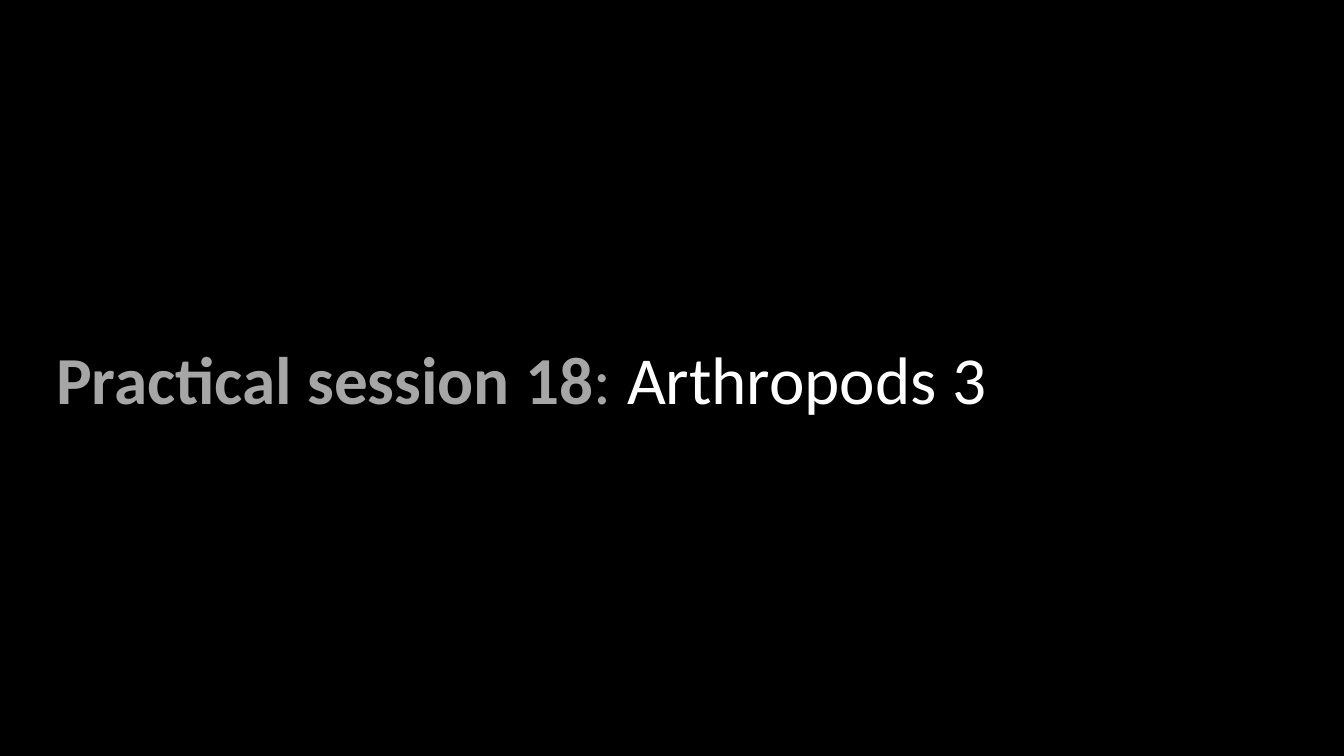
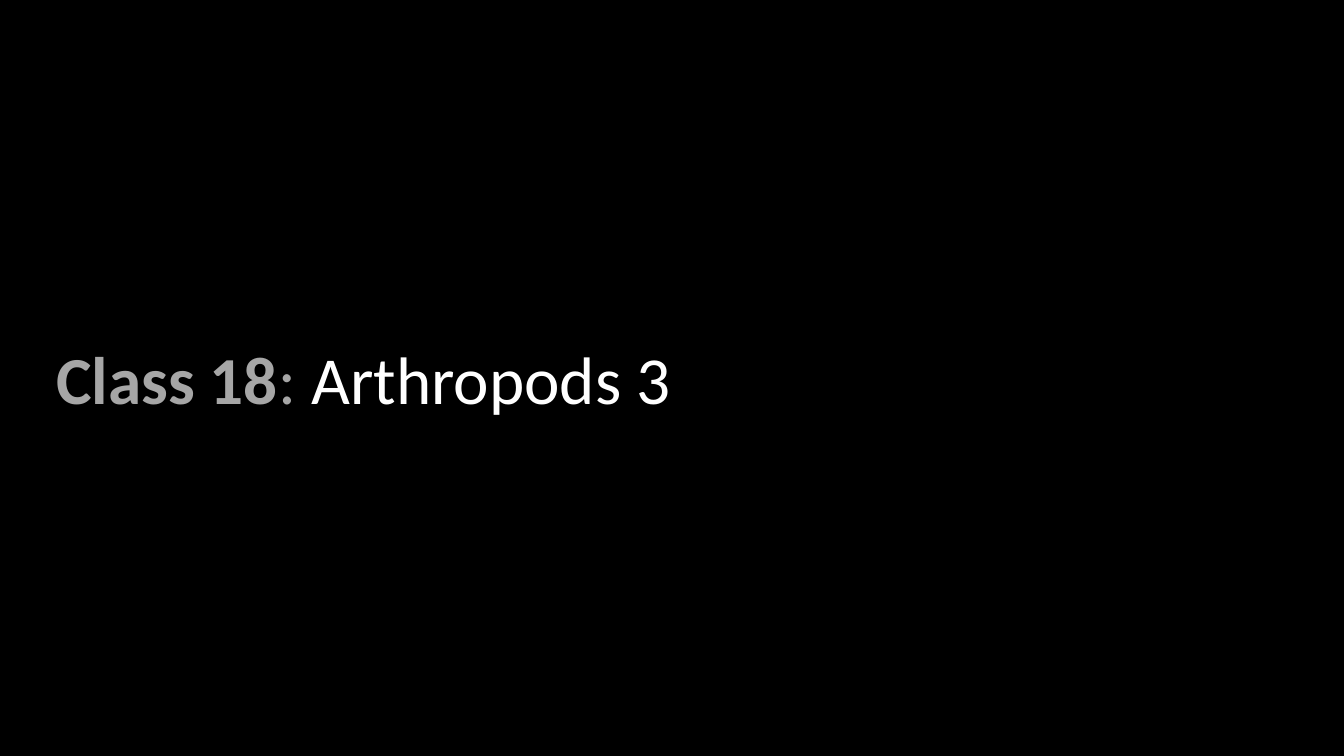
Before and after one commit to wood-lab/fish_406, a slide deck: slide 1 of docs/lectures/in-class_activities/class_18.pptx. Drawn at 1344x756 pixels with LibreOffice and Linux fonts; fonts in the diff are those of the drawing. Boxes give left, top, right and bottom in pixels: in the first picture for what was removed or moved away, otherwise in the second. Text is boxed around its words. In the diff, an @@ line names an element or a change of style, - is before the commit and + after.

Commit message:
upadating ppt and agenda for class_18

```diff
--- a/docs/lectures/in-class_activities/class_18.pptx
+++ b/docs/lectures/in-class_activities/class_18.pptx
@@ text at [56, 357, 671, 415]: text changed; text colour #A6A6A6 to #FFFFFF; bold off @@
-Practical session 18: Arthropods 3
+Class 18: Arthropods 3
```
Also in this commit, not shown: 4 other slides changed, 2 slides added, 2 slides removed, 13 other files.
